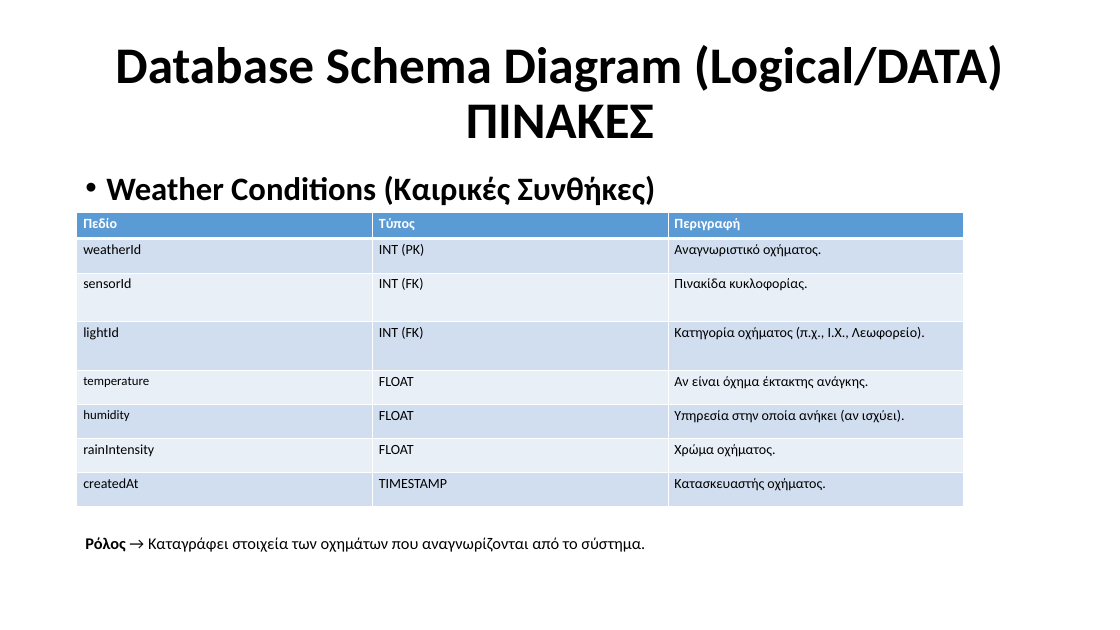
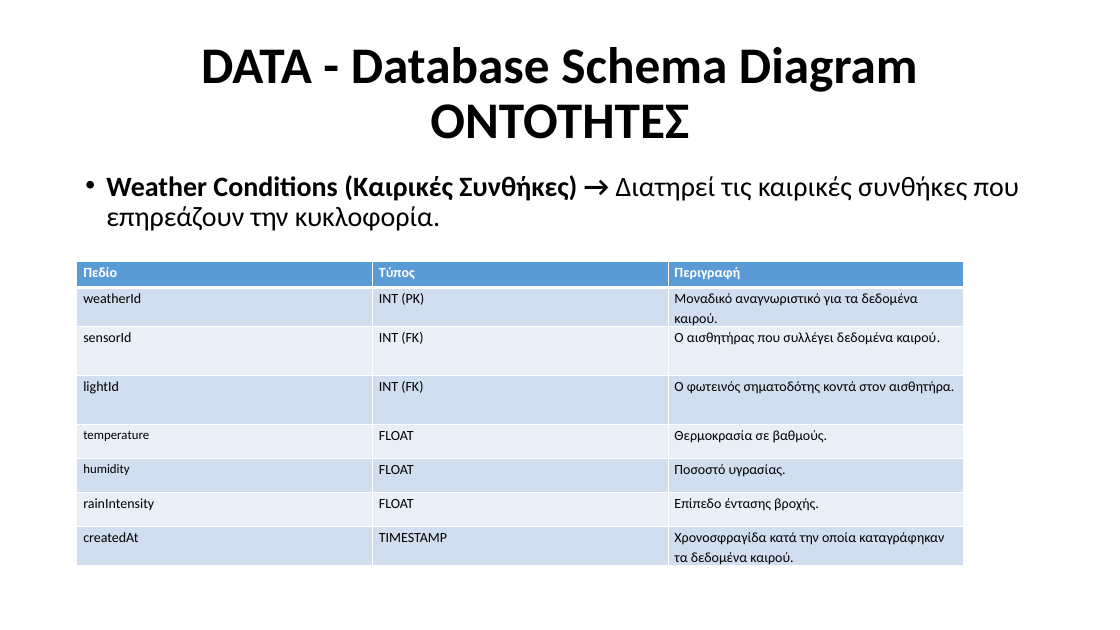
Before and after one commit to Ath21/STL_Drive, a slide deck: slide 14 of Presentation.pptx (slide 17 before the commit). Drawn at 1120x630 pixels with LibreOffice and Linux fonts; fonts in the diff are those of the drawing. Boxes give left, top, right and bottom in pixels: in the first picture for what was removed or moved away, otherwise in the second. Text is boxed around its words. In the diff, an @@ line names an element or a change of style, - is before the commit and + after.

```diff
--- a/Presentation.pptx
+++ b/Presentation.pptx
@@ title at (201,47,918,139): text changed @@
-Database Schema Diagram (Logical/DATA)
-ΠΙΝΑΚΕΣ
+DATA - Database Schema Diagram
+ΟΝΤΟΤΗΤΕΣ
@@ text at (106,175,1019,231): text changed; size 14 to 24 pt @@
-• Weather Conditions (Καιρικές Συνθήκες)
-Ρόλος → Καταγράφει στοιχεία των οχημάτων που αναγνωρίζονται από το σύστημα.
+• Weather Conditions (Καιρικές Συνθήκες) → Διατηρεί τις καιρικές συνθήκες που επηρεάζουν την κυκλοφορία.
@@ table at (77,261,965,570) @@
-row 2, column 3: Αναγνωριστικό οχήματος.
+row 2, column 3: Μοναδικό αναγνωριστικό για τα δεδομένα καιρού.
-row 3, column 3: Πινακίδα κυκλοφορίας.
+row 3, column 3: Ο αισθητήρας που συλλέγει δεδομένα καιρού.
-row 4, column 3: Κατηγορία οχήματος (π.χ., Ι.Χ., Λεωφορείο).
+row 4, column 3: Ο φωτεινός σηματοδότης κοντά στον αισθητήρα.
-row 5, column 3: Αν είναι όχημα έκτακτης ανάγκης.
+row 5, column 3: Θερμοκρασία σε βαθμούς.
-row 6, column 3: Υπηρεσία στην οποία ανήκει (αν ισχύει).
+row 6, column 3: Ποσοστό υγρασίας.
-row 7, column 3: Χρώμα οχήματος.
+row 7, column 3: Επίπεδο έντασης βροχής.
-row 8, column 3: Κατασκευαστής οχήματος.
+row 8, column 3: Χρονοσφραγίδα κατά την οποία καταγράφηκαν τα δεδομένα καιρού.
@@ table: place and size @@
-table at (77,213,965,507)
+table at (77,261,965,570)
```
Also in this commit, not shown: 18 other slides changed, 5 slides removed, 2 other files.
